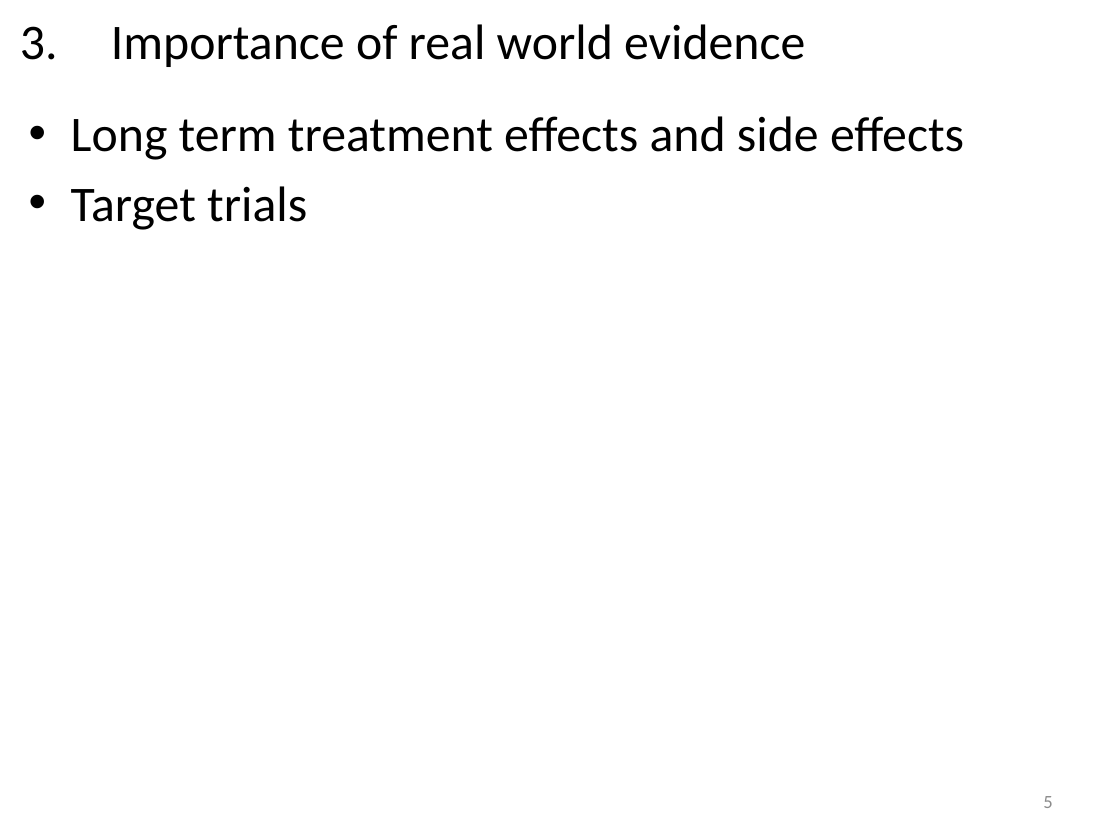
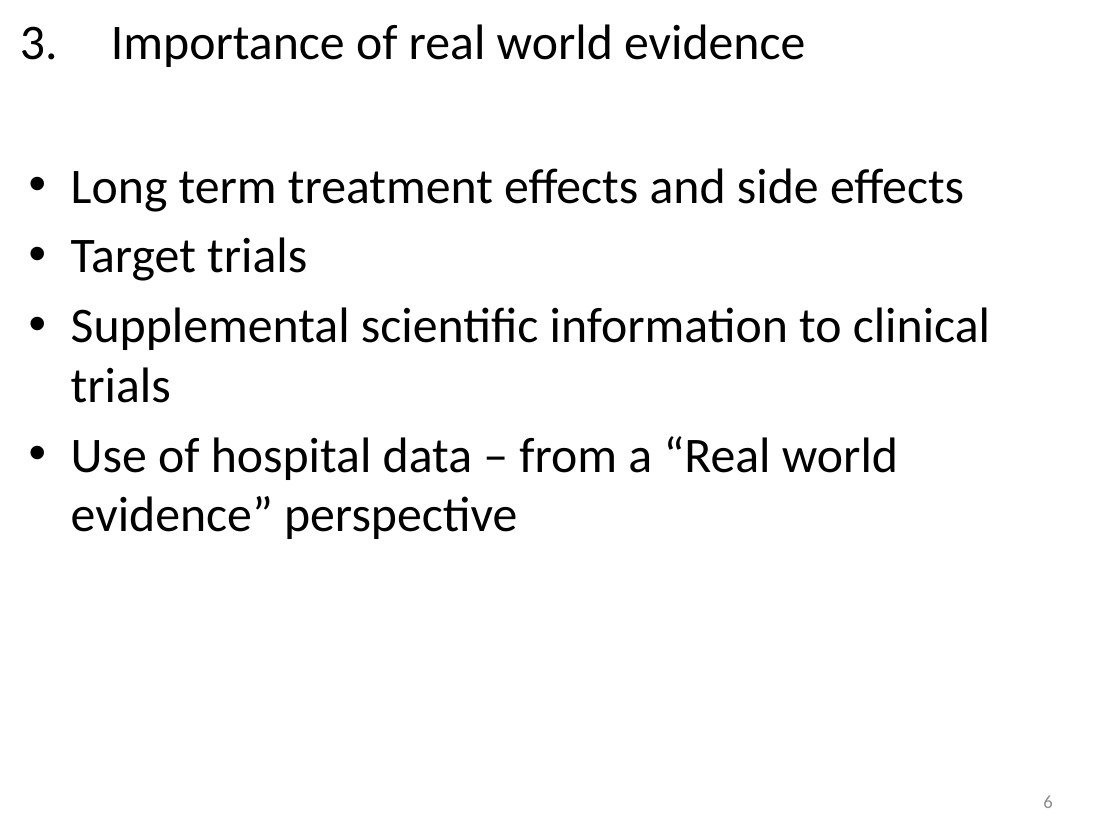
Before and after one commit to coursephd/PostgreSQL, a slide deck: slide 6 of thesis/ThesisPresentation V1.0-WorkingCopy.pptx (slide 5 before the commit). Drawn at 1120x840 pixels with LibreOffice and Linux fonts; fonts in the diff are those of the drawing; background and template pictures are left out. Boxes give left, top, right and bottom in pixels: in the first picture for what was removed or moved away, otherwise in the second. Text is boxed around its words. In the diff, an @@ line names an element or a change of style, - is before the commit and + after.

```diff
--- a/thesis/ThesisPresentation V1.0-WorkingCopy.pptx
+++ b/thesis/ThesisPresentation V1.0-WorkingCopy.pptx
@@ text "Long term treatment effects and ...": place and size @@
-text "Long term treatment effects and ..." at (71,116,964,230)
+text "Long term treatment effects and ..." at (71,168,990,539)
@@ text at (71,307,990,539): paragraphs added @@
+• Supplemental scientific information to clinical trials
+• Use of hospital data – from a “Real world evidence” perspective
@@ page number at (1043,795,1052,808): text changed @@
-5
+6
```
Also in this commit, not shown: 3 other slides changed, 4 slides added, 3 slides removed.
